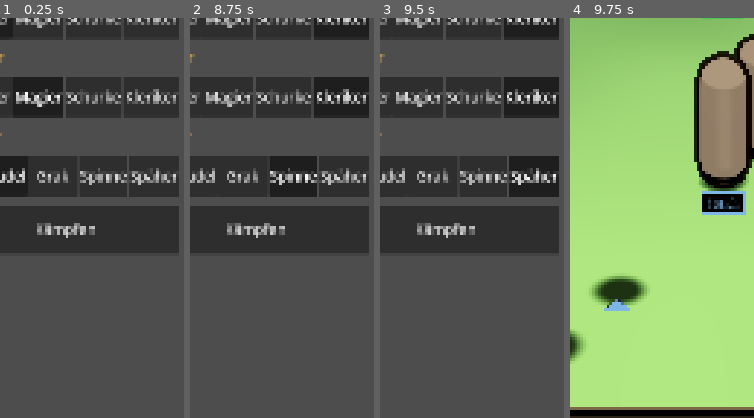
Above: before the commit, frames 1-4 (left to right).
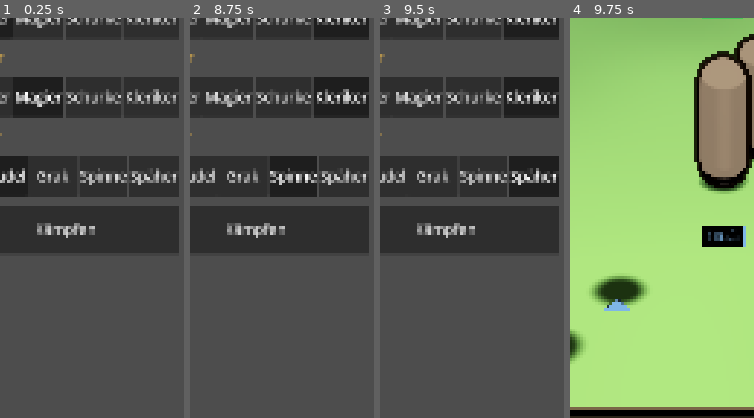
Above: after the commit, the same moments.

Repository: tramour-cmyk/androidapp_rpg_bornim
Game: Godot game, scene res://kampf/probe.tscn
Same seed, same stepped clock (60 frames per second), same inputs: the game is played once before the commit and once after it.
Inputs:
- Up to frame 1 (0.25 s): no input
- Up to frame 2 (8.75 s): click "Kämpfer" at 0.5 s; click "Magier" at 1.25 s; click "Schurke" at 2 s; click "Kleriker" at 2.75 s; click "Kämpfer" at 3.5 s; click "Magier" at 4.25 s; click "Schurke" at 5 s; click "Kleriker" at 5.75 s; click "Wolfsrudel" at 6.5 s; click "Grak" at 7.25 s; click "Spinne" at 8 s
- Up to frame 3 (9.5 s): click "Späher" at 8.75 s
- Up to frame 4 (9.75 s): click "Kämpfen" at 9.5 s
The pictures show only the part of the screen within x 19-69%, y 18-68%; the shares and areas given below are measured in that part.

Frames 1-3 are identical in both runs. In frame 4, 2.7% of the frame differs, in the area x 71-96%, y 43-58%.

Commit message:
348.7: Prüfer Runde 27: Ansage unter den Pfoten tiefer (ragte beim schwarzen Wolf in die Läufe)
Co-Authored-By: Claude Opus 5.5 <noreply@anthropic.com>
Claude-Session: https://claude.ai/code/session_01Lyav6UPyxsCbeuKgDPDueZ

Diff:
--- a/godot/kampf/kampf_ui.gd
+++ b/godot/kampf/kampf_ui.gd
@@ -809,7 +809,8 @@
 				Vector2(clampf(foot.x - side - w, 4 * dp, sr.size.x - w - 4 * dp), head_mid),
 				Vector2(clampf(foot.x + side, 4 * dp, sr.size.x - w - 4 * dp), head_mid),
 				# unter den Pfoten, wenn darüber und daneben andere stehen (Prüfer Runde 6: Schild ohne Strich über dem falschen Wolf)
-				Vector2(x, foot.y + 10 * dp)], "foot": foot.y})
+				# Runde 24: knapp unter dem Ursprung ragte es in die Läufe (die vorderen Pfoten stehen im Bild tiefer)
+				Vector2(x, foot.y + 10 * dp + _tall(fig) * 0.2)], "foot": foot.y})
 	signs.sort_custom(func(a, b): return a.y > b.y)
 	# Körper aller Figuren (Rumpf ohne Kopfraum), damit keine Ansage auf einem anderen liegt
 	var bodies := {}
